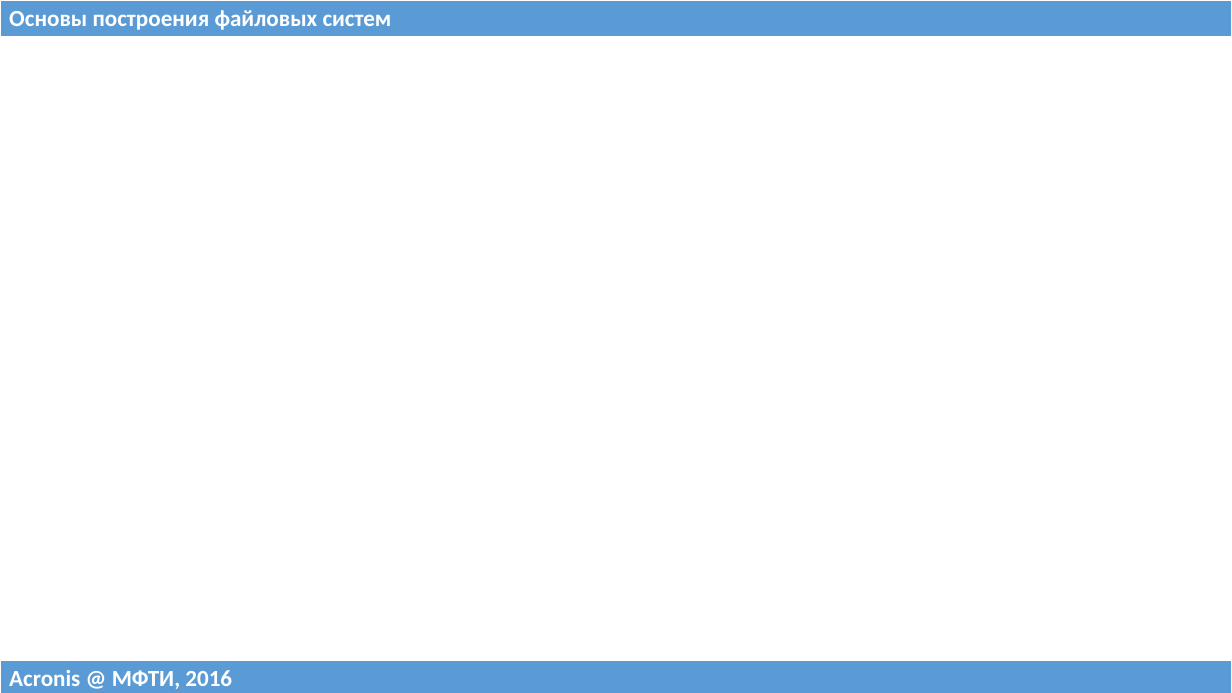
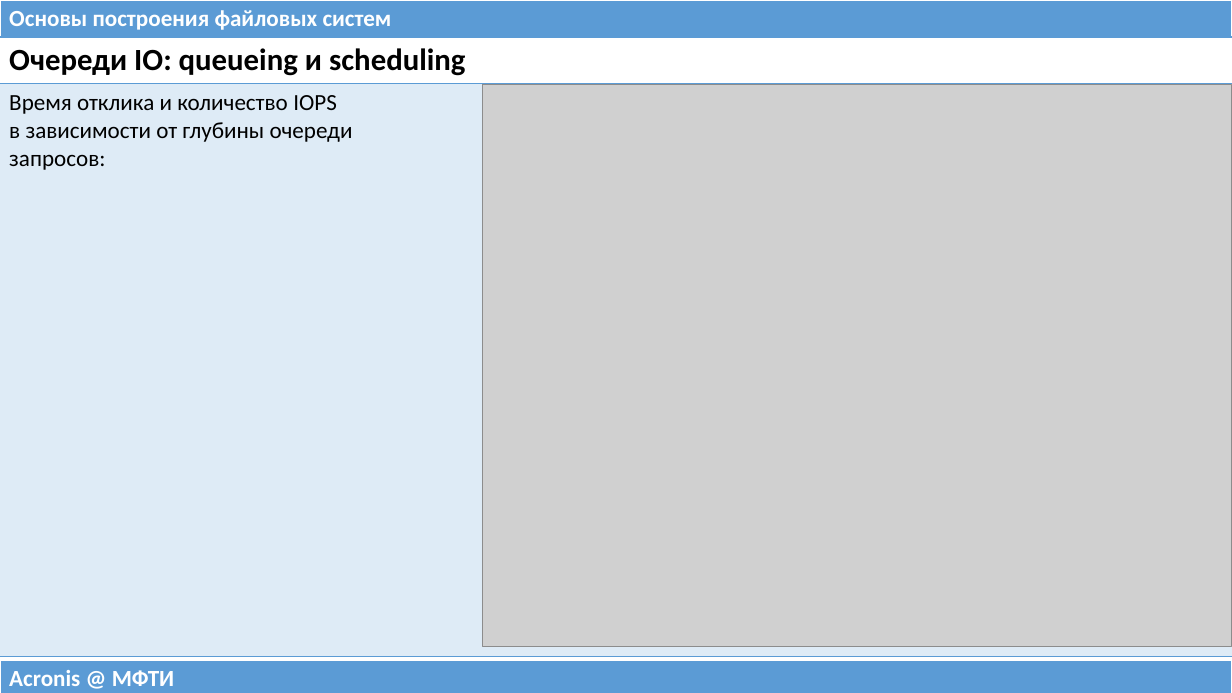
Before and after one commit to 75cc8545e7b021ed280ed0ef99fc7fc4/filesystems-101, a slide deck: slide 20 of talks/src/class10.pptx (slide 16 before the commit). Drawn at 1232x693 pixels with LibreOffice and Linux fonts; fonts in the diff are those of the drawing; grey boxes stand for pictures. Boxes give left, top, right and bottom in pixels: in the first picture for what was removed or moved away, otherwise in the second. Text is boxed around its words. In the diff, an @@ line names an element or a change of style, - is before the commit and + after.

Commit message:
Added class10 (IO path overview, queueing and scheduling).

```diff
--- a/talks/src/class10.pptx
+++ b/talks/src/class10.pptx
@@ table added at bbox=[0, 37, 1232, 647], 2 rows, 1 columns @@
+Очереди IO: queueing и scheduling
+Время отклика и количество IOPS в зависимости от глубины очереди запросов:
@@ picture added at bbox=[482, 85, 1232, 647] @@
@@ table at bbox=[0, 660, 1232, 693] @@
-row 1, column 1: Acronis @ МФТИ, 2016
+row 1, column 1: Acronis @ МФТИ
```
Also in this commit, not shown: 2 other slides changed, 31 slides added, 13 slides removed, 1 other file.
